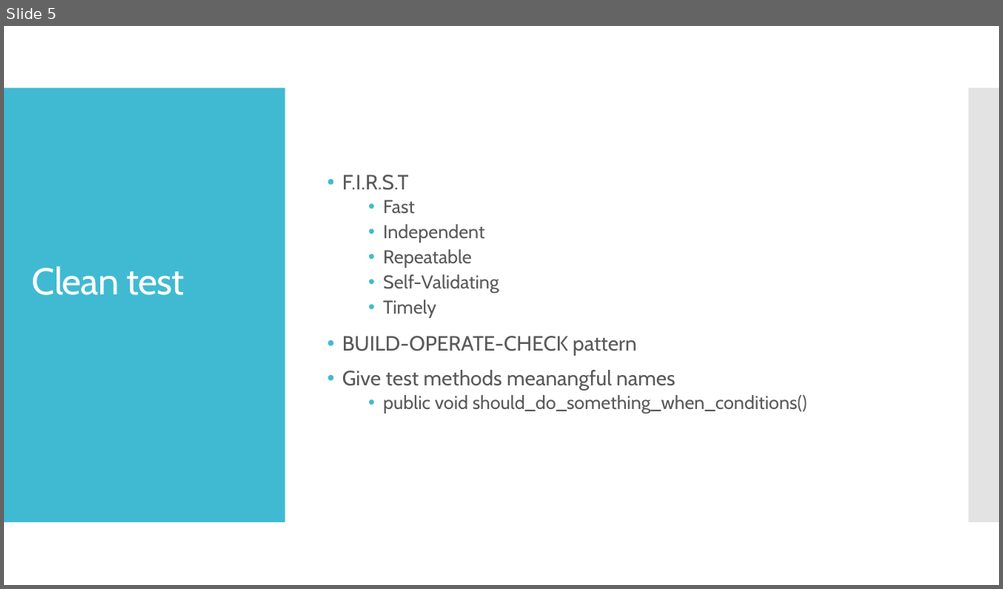
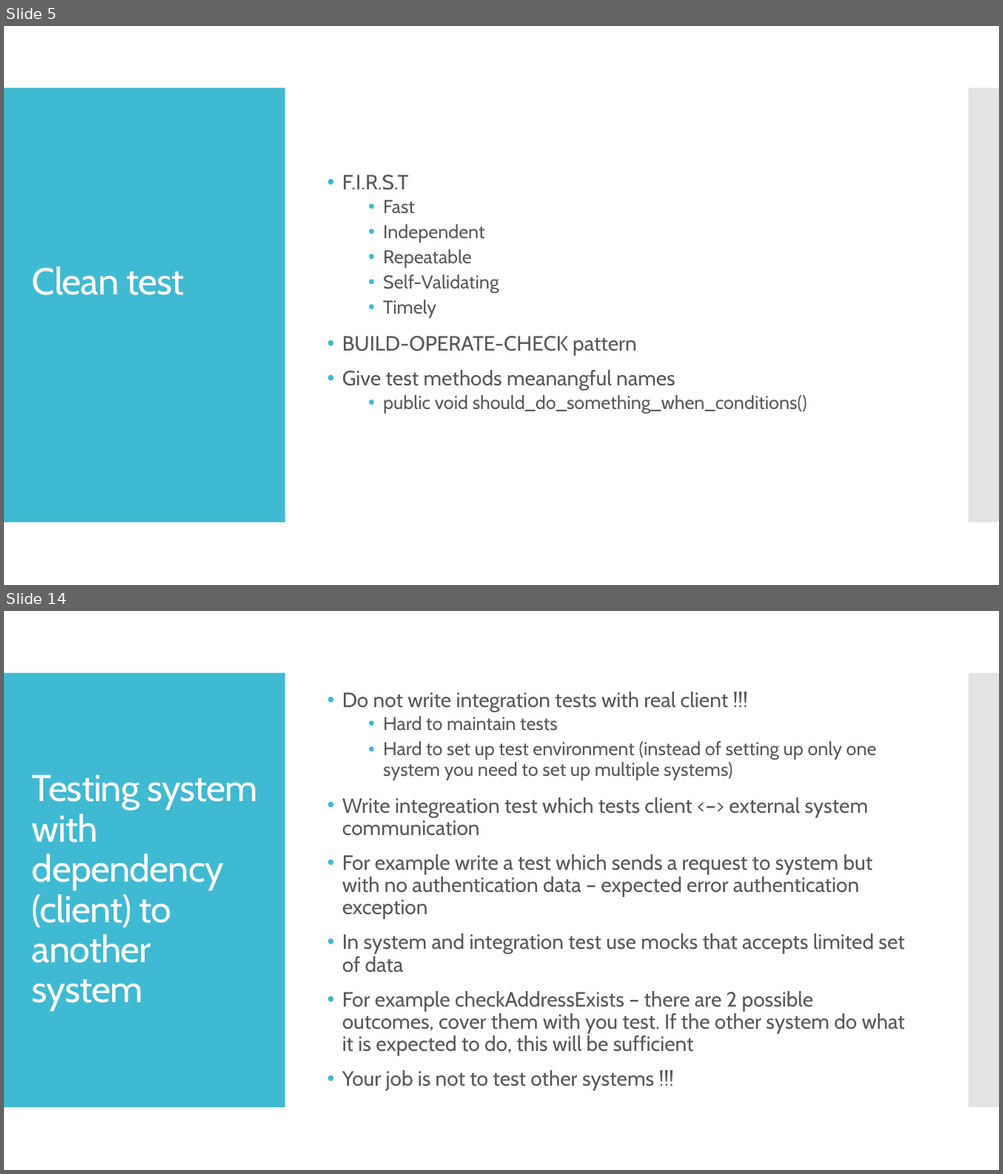
Before and after one commit to ivlahek/presentation.testing, a slide deck: Presentation.pptx. Shown one above the other, each under a label of ours: slide 5 before the commit, slides 5 and 14 after it; the slides between them are not shown. The pictures are 1003x589 and 1003x1174 pixels, drawn with LibreOffice and Linux fonts; fonts in the diff are those of the drawing. Boxes give left, top, right and bottom in pixels: in the first picture for what was removed or moved away, otherwise in the second. Text is boxed around its words. In the diff, an @@ line names an element or a change of style, - is before the commit and + after.

```diff
--- a/Presentation.pptx
+++ b/Presentation.pptx
@@ slide 14 added at (x1=4, y1=611, x2=999, y2=1170), background #FFFFFF; not listed: 2 template elements that a slide beside it also shows @@
@@ text added at (x1=342, y1=692, x2=905, y2=1091), 20 pt, text #595959 @@
+• Do not write integration tests with real client !!!
+  • Hard to maintain tests
+  • Hard to set up test environment (instead of setting up only one system you need to set up multiple systems)
+• Write integreation test which tests client <–> external system communication
+• For example write a test which sends a request to system but with no authentication data – expected error authentication exception
+• In system and integration test use mocks that accepts limited set of data
+• For example checkAddressExists – there are 2 possible outcomes, cover them with you test. If the other system do what it is expected to do, this will be sufficient
+• Your job is not to test other systems !!!
@@ title added at (x1=32, y1=775, x2=258, y2=1011), 36 pt, text #FFFFFF @@
+Testing system with dependency (client) to another system
```
Also in this commit, not shown: 4 slides changed, 4 other slides added.
